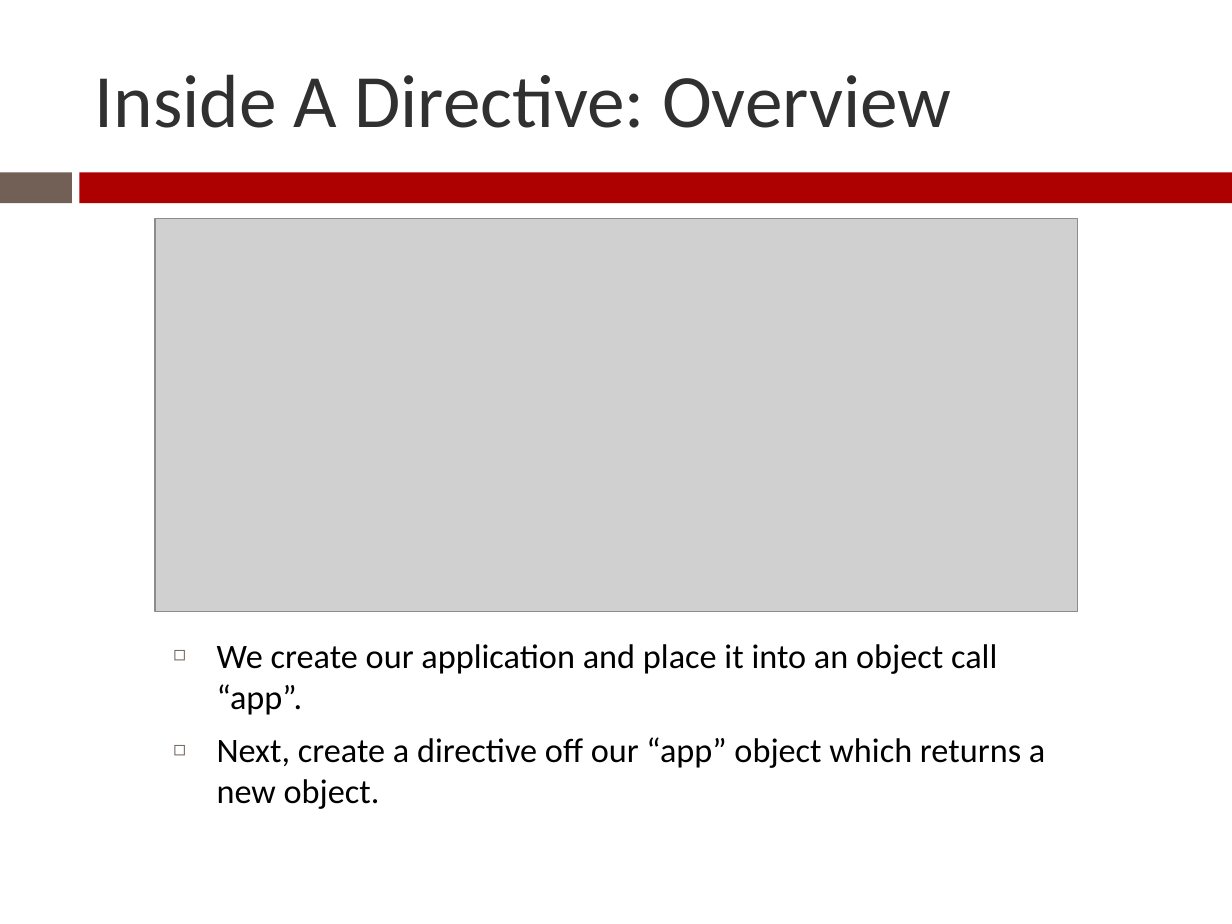
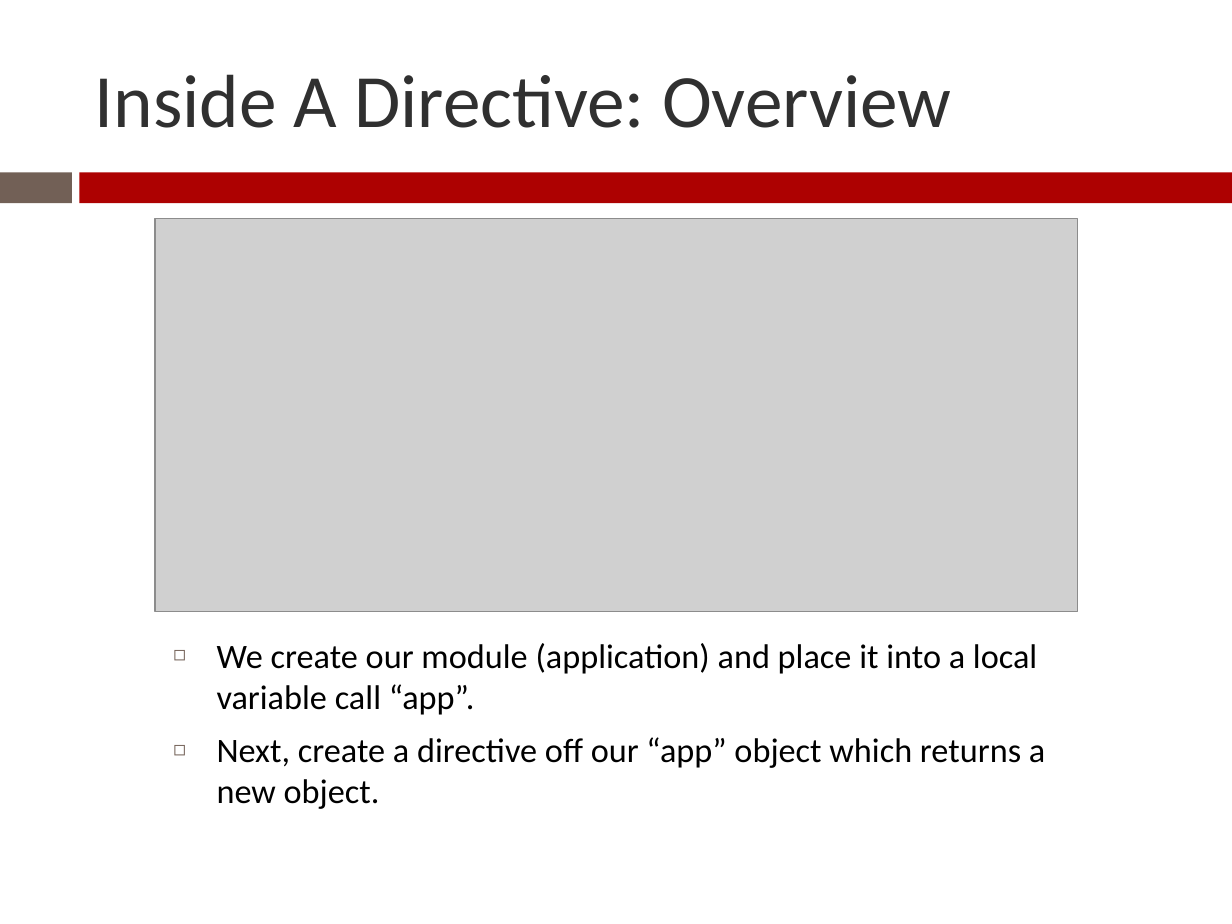
Before and after one commit to Zenitram-Oriaj/AngularJS_Directives, a slide deck: slide 7 of presentation/ajs_dir_presentation.pptx. Drawn at 1232x924 pixels with LibreOffice and Linux fonts; fonts in the diff are those of the drawing; grey boxes stand for pictures. Boxes give left, top, right and bottom in pixels: in the first picture for what was removed or moved away, otherwise in the second. Text is boxed around its words. In the diff, an @@ line names an element or a change of style, - is before the commit and + after.

```diff
--- a/presentation/ajs_dir_presentation.pptx
+++ b/presentation/ajs_dir_presentation.pptx
@@ text at bbox=[217, 643, 1037, 715]: text changed @@
-◻ We create our application and place it into an object call “app”.
+◻ We create our module (application) and place it into a local variable call “app”.
```
Also in this commit, not shown: 3 other slides changed, 1 slide added, 1 slide removed, 25 other files.
